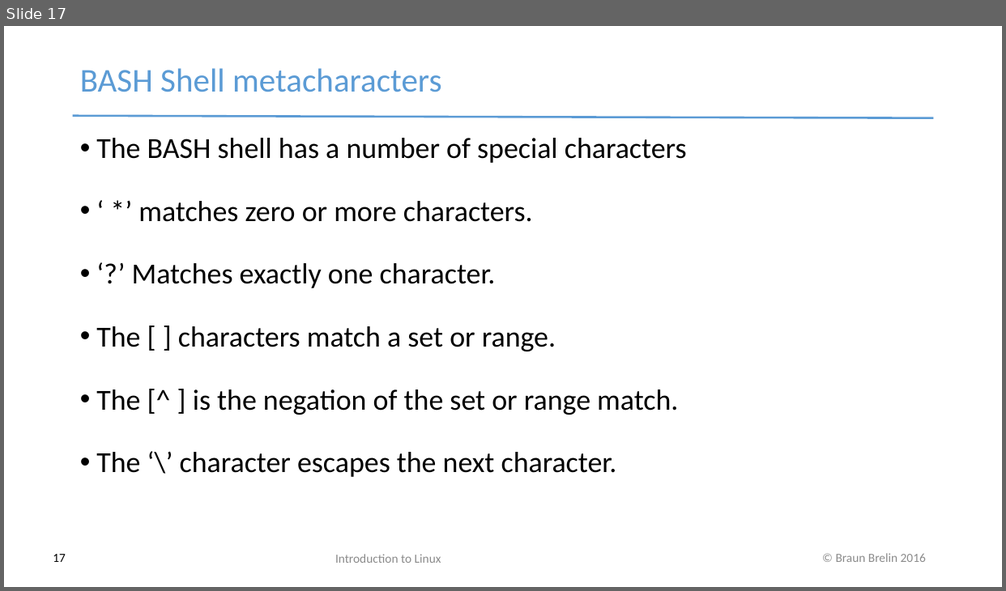
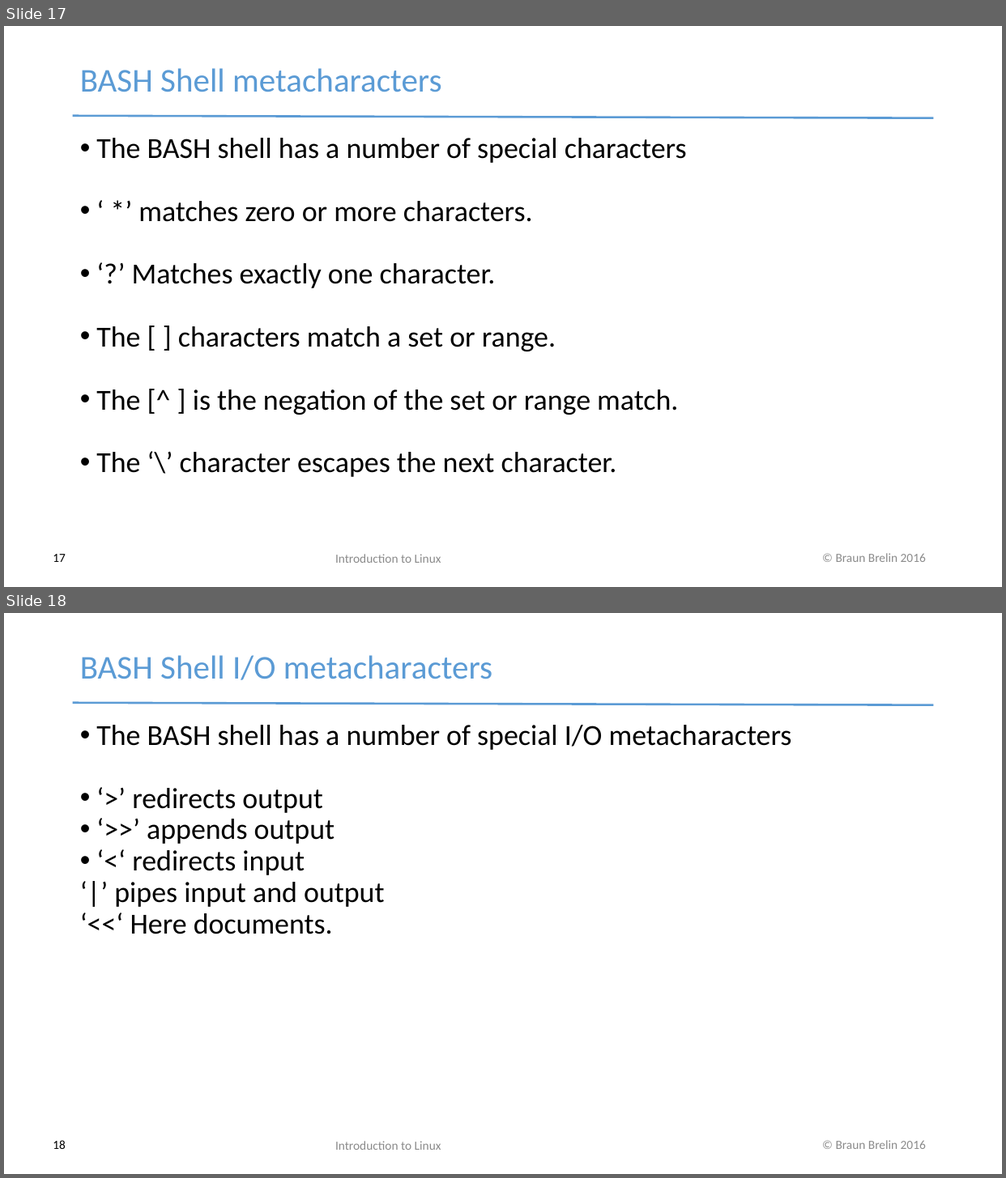
Before and after one commit to redmage123/basiclinux, a slide deck: docs/Introduction to Linux.pptx. Shown one above the other, each under a label of ours: slide 17 before the commit, slides 17 and 18 after it. The pictures are 1006x591 and 1006x1178 pixels, drawn with LibreOffice and Linux fonts; fonts in the diff are those of the drawing. Boxes give left, top, right and bottom in pixels: in the first picture for what was removed or moved away, otherwise in the second. Text is boxed around its words. In the diff, an @@ line names an element or a change of style, - is before the commit and + after.

Commit message:
Finished first draft of the basic linux slides

```diff
--- a/docs/Introduction to Linux.pptx
+++ b/docs/Introduction to Linux.pptx
@@ slide 18 added at bbox=[4, 613, 1002, 1174], background #FFFFFF; not listed: 2 template elements that a slide beside it also shows @@
@@ text added at bbox=[80, 655, 492, 680], 32 pt, text #5B9BD5 @@
+BASH Shell I/O metacharacters
@@ text added at bbox=[96, 725, 792, 935], 28 pt, text #000000 @@
+• The BASH shell has a number of special I/O metacharacters
+• ‘>’ redirects output
+• ‘>>’ appends output
+• ‘<‘ redirects input
+‘|’ pipes input and output
+‘<<‘ Here documents.
@@ page number added at bbox=[53, 1140, 66, 1149], 12 pt, text #000000 @@
+18
@@ text added at bbox=[335, 1141, 441, 1150], 12 pt, text #8B8B8B @@
+Introduction to Linux
```
Also in this commit, not shown: 5 other slides added, 2 other files.
